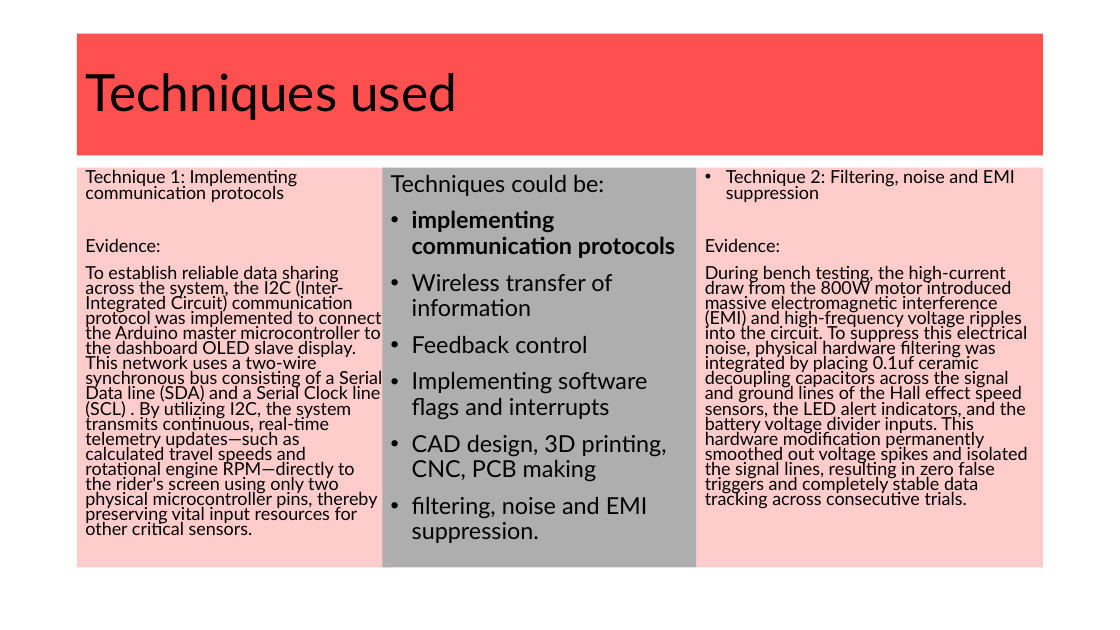
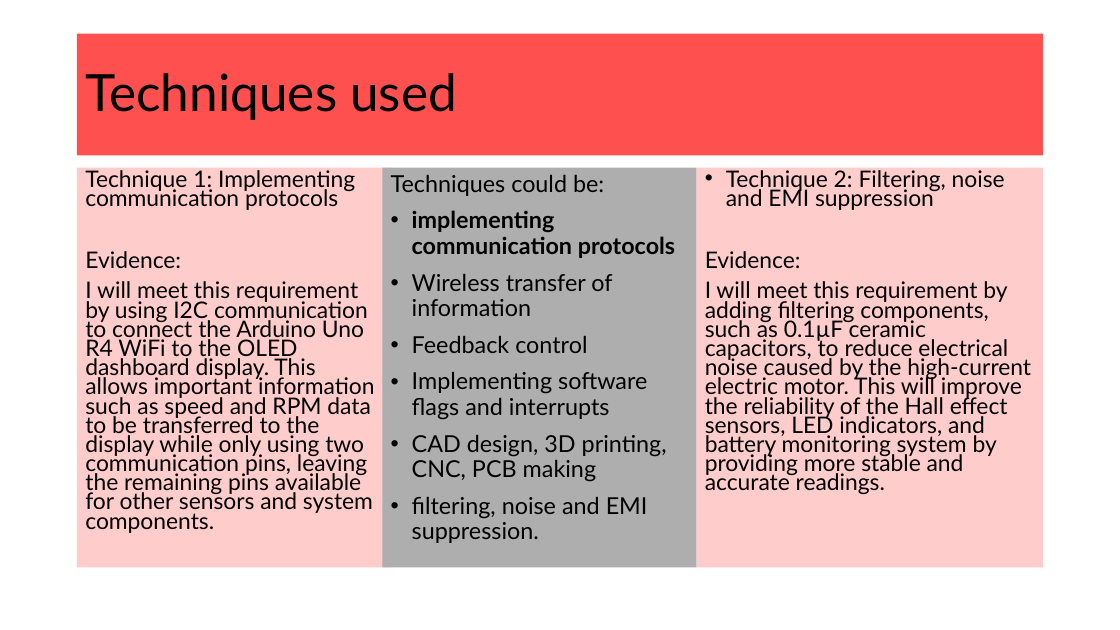
Before and after one commit to Heinrich70/Heinrich-13-Di-70cc-hybrid-pitbike, a slide deck: slide 3 of AS91904 Electronics Heinrich Venter.pptx. Drawn at 1120x630 pixels with LibreOffice and Linux fonts; fonts in the diff are those of the drawing. Boxes give left, top, right and bottom in pixels: in the first picture for what was removed or moved away, otherwise in the second. Text is boxed around its words. In the diff, an @@ line names an element or a change of style, - is before the commit and + after.

```diff
--- a/AS91904 Electronics Heinrich Venter.pptx
+++ b/AS91904 Electronics Heinrich Venter.pptx
@@ text at (85, 170, 355, 268): size 15.4 to 19.6 pt in "Technique 1: Implementing communication protocols", "Evidence:" @@
@@ text in rectangle at (705, 170, 1005, 268): size 15.4 to 19.6 pt in "Technique 2: Filtering, noise and EMI suppression", "Evidence:" @@
@@ text at (85, 281, 375, 533): text changed; size 15.4 to 19.6 pt @@
-To establish reliable data sharing across the system, the I2C (Inter-Integrated Circuit) communication protocol was implemented to connect the Arduino master microcontroller to the dashboard OLED slave display. This network uses a two-wire synchronous bus consisting of a Serial Data line (SDA) and a Serial Clock line (SCL) . By utilizing I2C, the system transmits continuous, real-time telemetry updates—such as calculated travel speeds and rotational engine RPM—directly to the rider's screen using only two physical microcontroller pins, thereby preserving vital input resources for other critical sensors.
+I will meet this requirement by using I2C communication to connect the Arduino Uno R4 WiFi to the OLED dashboard display. This allows important information such as speed and RPM data to be transferred to the display while only using two communication pins, leaving the remaining pins available for other sensors and system components.
@@ text in rectangle at (705, 281, 1031, 494): text changed; size 15.4 to 19.6 pt @@
-During bench testing, the high-current draw from the 800W motor introduced massive electromagnetic interference (EMI) and high-frequency voltage ripples into the circuit. To suppress this electrical noise, physical hardware filtering was integrated by placing 0.1uf ceramic decoupling capacitors across the signal and ground lines of the Hall effect speed sensors, the LED alert indicators, and the battery voltage divider inputs. This hardware modification permanently smoothed out voltage spikes and isolated the signal lines, resulting in zero false triggers and completely stable data tracking across consecutive trials.
+I will meet this requirement by adding filtering components, such as 0.1µF ceramic capacitors, to reduce electrical noise caused by the high-current electric motor. This will improve the reliability of the Hall effect sensors, LED indicators, and battery monitoring system by providing more stable and accurate readings.
```
Also in this commit, not shown: 12 other slides changed, 1 slide added, 1 other file.
